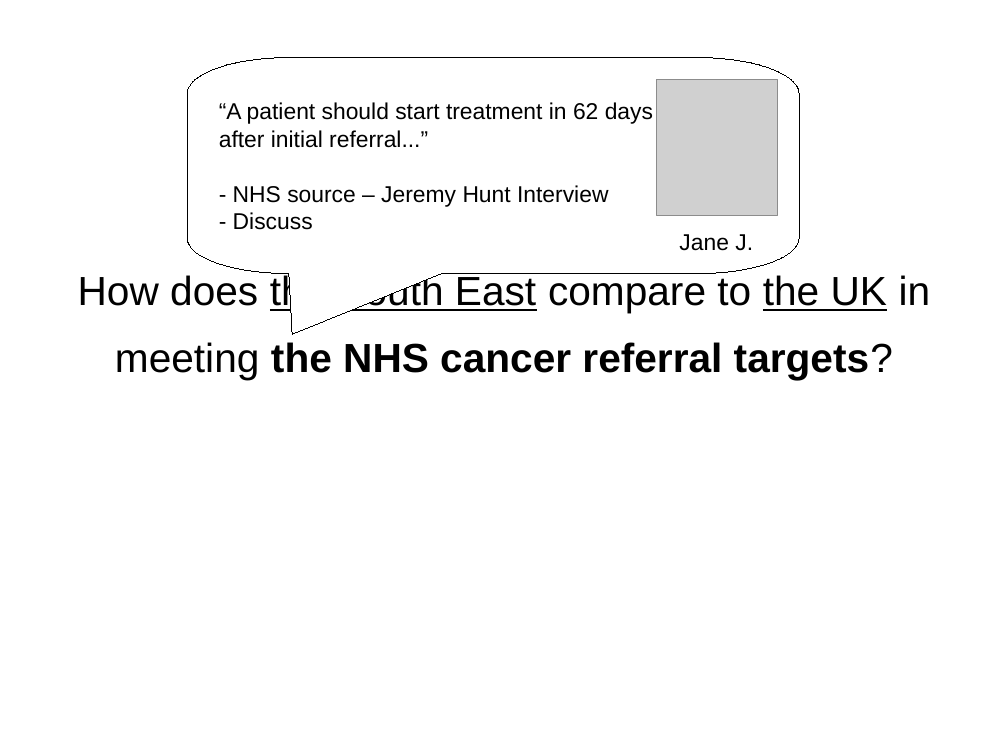
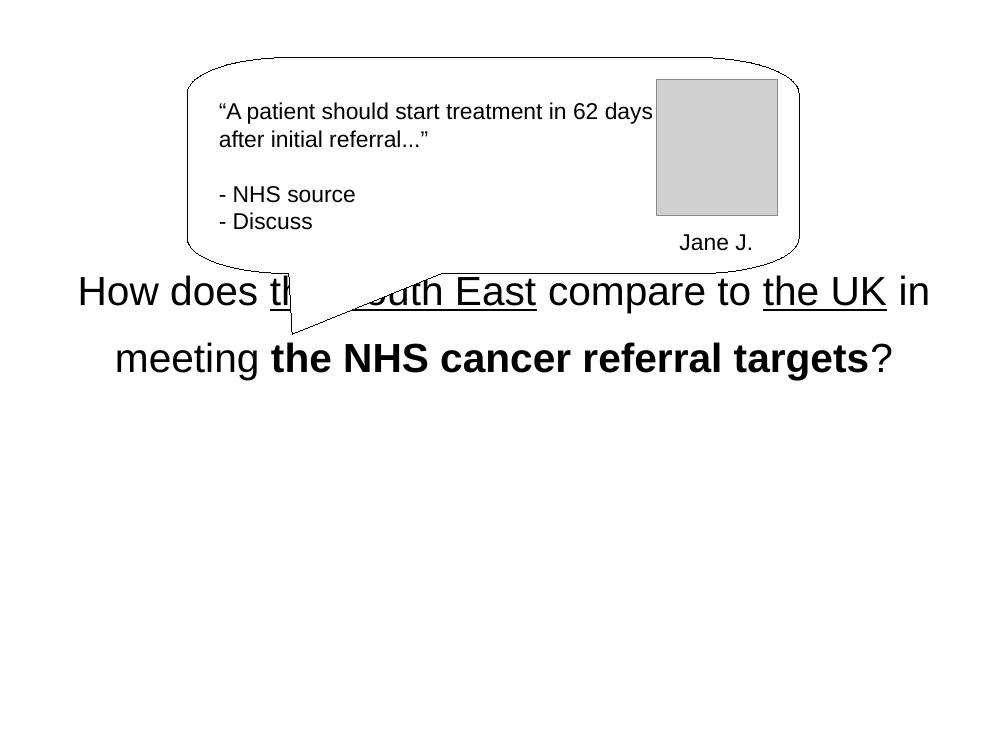
Before and after one commit to PabloLeon/model-driven-journalism, a slide deck: slide 9 of documents/storyboard.pptx (slide 5 before the commit). Drawn at 1008x756 pixels with LibreOffice and Linux fonts; fonts in the diff are those of the drawing; grey boxes stand for pictures. Boxes give left, top, right and bottom in pixels: in the first picture for what was removed or moved away, otherwise in the second. Text is boxed around its words. In the diff, an @@ line names an element or a change of style, - is before the commit and + after.

```diff
--- a/documents/storyboard.pptx
+++ b/documents/storyboard.pptx
@@ text in freeform shape at [233, 186, 356, 203]: text changed @@
-- NHS source – Jeremy Hunt Interview
+- NHS source
```
Also in this commit, not shown: 7 other slides changed, 9 slides added, 1 slide removed, 1 other file.
